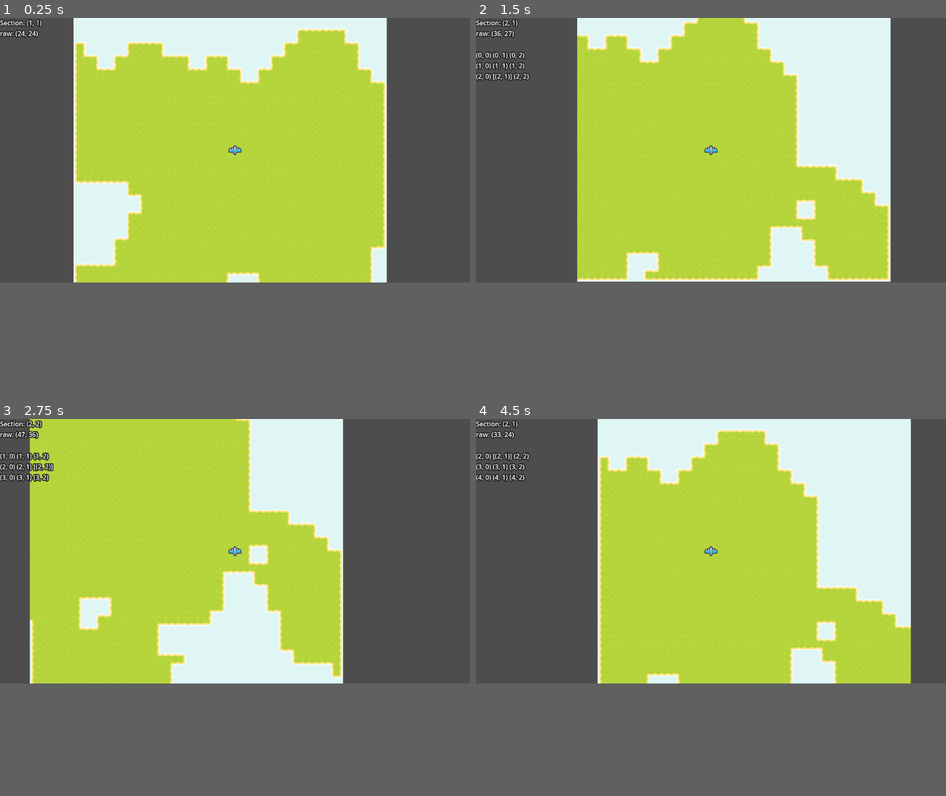
Above: before the commit, frames 1-4 (two rows, left to right).
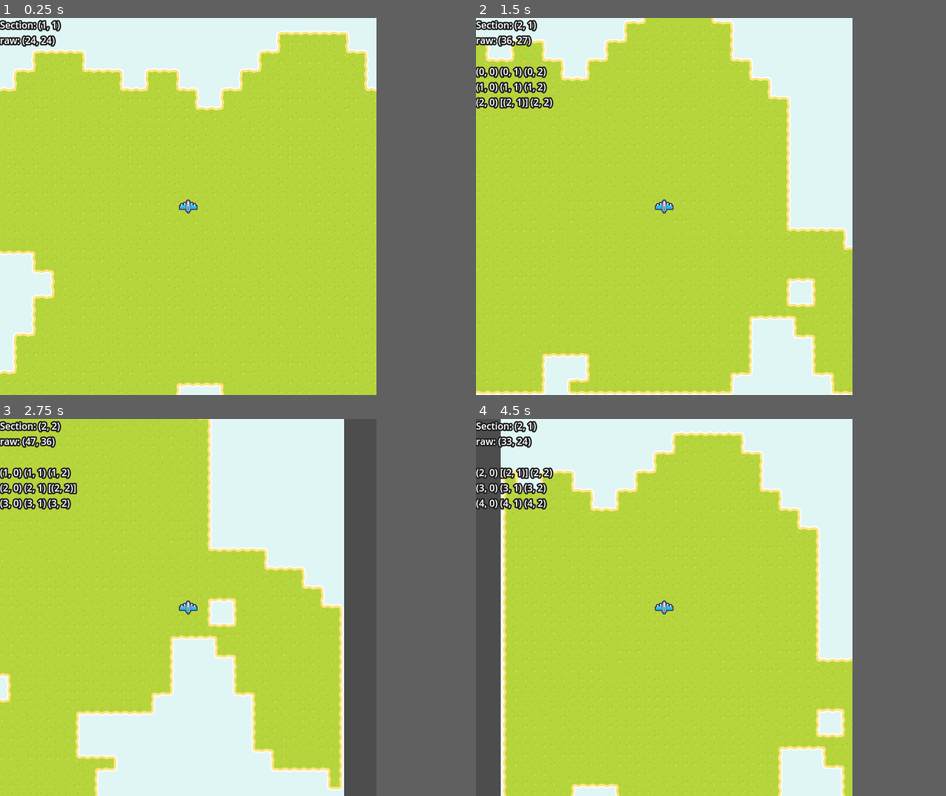
Above: after the commit, the same moments.

Repository: Sammy-T/Aero-Fight
Game: Godot game, scene res://scenes/level.tscn
Same seed, same stepped clock (60 frames per second), same inputs: the game is played once before the commit and once after it.
Inputs:
- Up to frame 1 (0.25 s): no input
- Up to frame 2 (1.5 s): tap Enter at 0.5 s; hold Right (ui_right) 0.53-1.28 s; hold Down (ui_down) from 1.28 s (still down)
- Up to frame 3 (2.75 s): release Down (ui_down) at 2.03 s; hold Right (ui_right) from 2.03 s (still down)
- Up to frame 4 (4.5 s): release Right (ui_right) at 2.78 s; hold Up (ui_up) 2.78-3.53 s; hold Left (ui_left) from 3.53 s (still down)
The window is 799x449 before the commit and 640x640 after it. Grey fills any space a smaller window leaves; there, only what the larger window draws over its background counts as a difference.

The runs differ from the first frame. In frame 1, 22% of the frame differs, in the area x 0-83%, y 0-100%; in frame 2, 34%, in the area x 0-89%, y 0-100%; in frame 3, 31%; in frame 4, 34%.

Commit message:
Decrease window dimensions

Diff:
--- a/project.godot
+++ b/project.godot
@@ -14,3 +14,8 @@
 run/main_scene="res://scenes/level.tscn"
 config/features=PackedStringArray("4.0", "Forward Plus")
 config/icon="res://icon.svg"
+
+[display]
+
+window/size/viewport_width=640
+window/size/viewport_height=640
